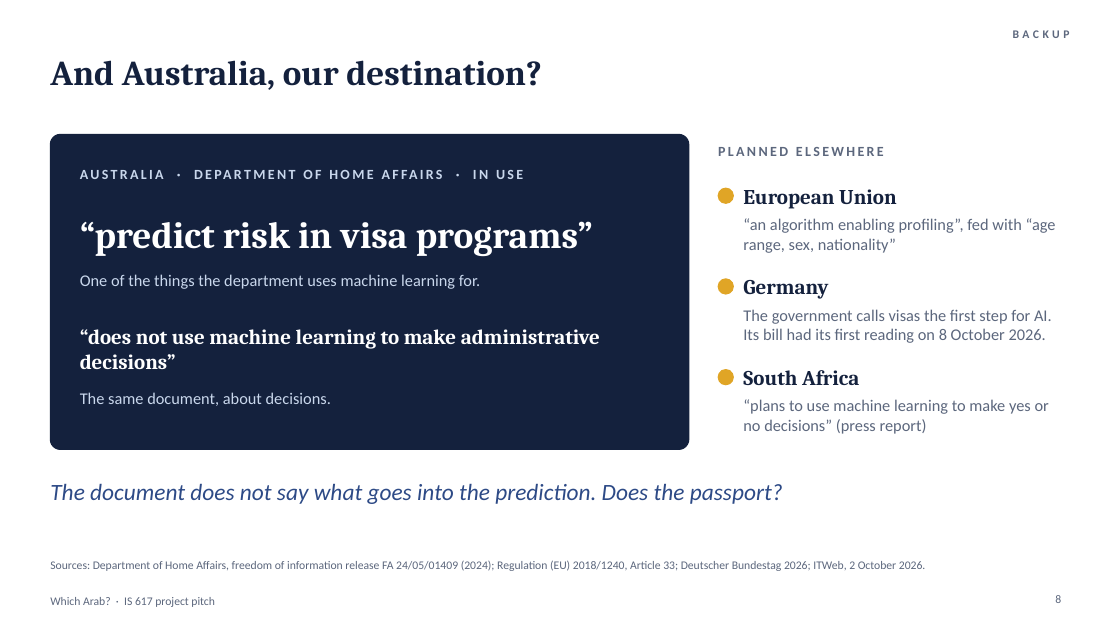
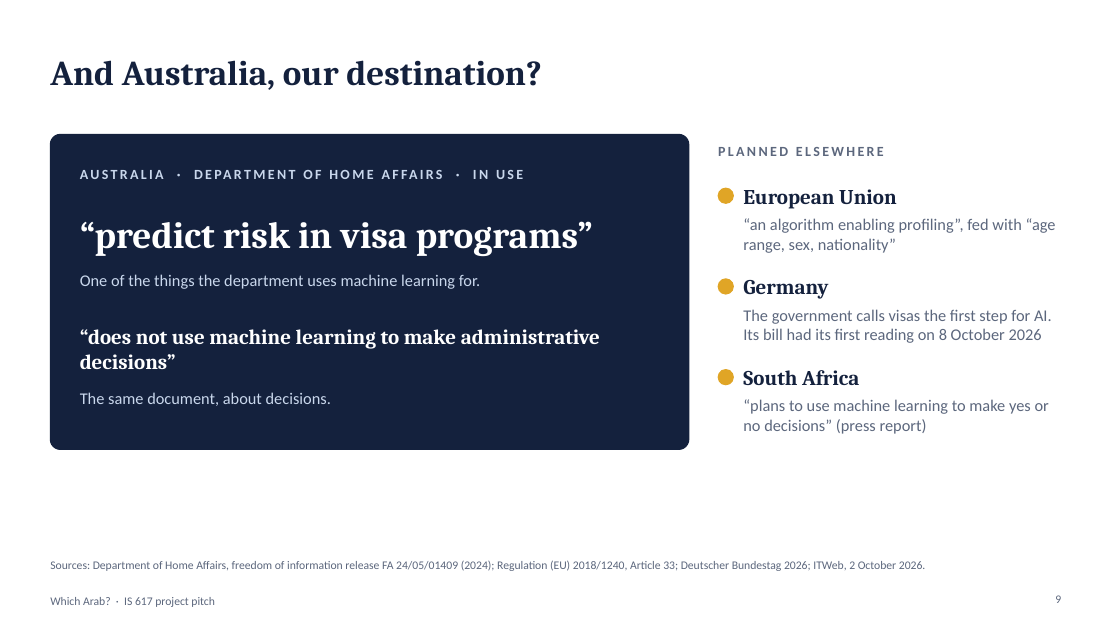
Before and after one commit to BlackSamuron0305/IS617-LLM4ES-WORK, a slide deck: slide 9 of paper/first_presentation/pitch_v8.pptx (slide 8 before the commit). Drawn at 1120x630 pixels with LibreOffice and Linux fonts; fonts in the diff are those of the drawing. Boxes give left, top, right and bottom in pixels: in the first picture for what was removed or moved away, otherwise in the second. Text is boxed around its words. In the diff, an @@ line names an element or a change of style, - is before the commit and + after.

```diff
--- a/paper/first_presentation/pitch_v8.pptx
+++ b/paper/first_presentation/pitch_v8.pptx
@@ rectangle added at <box>981,10,1099,59</box>, fill #FFFFFF @@
@@ text removed at <box>1013,30,1070,38</box> @@
-BACKUP
@@ text at <box>743,309,1052,343</box>: text changed @@
-The government calls visas the first step for AI. Its bill had its first reading on 8 October 2026.
+The government calls visas the first step for AI. Its bill had its first reading on 8 October 2026
@@ text removed at <box>50,483,783,504</box> @@
-The document does not say what goes into the prediction. Does the passport?
@@ page number at <box>1055,595,1061,603</box>: text changed @@
-8
+9
```
Also in this commit, not shown: 8 other slides changed, 1 slide added.
